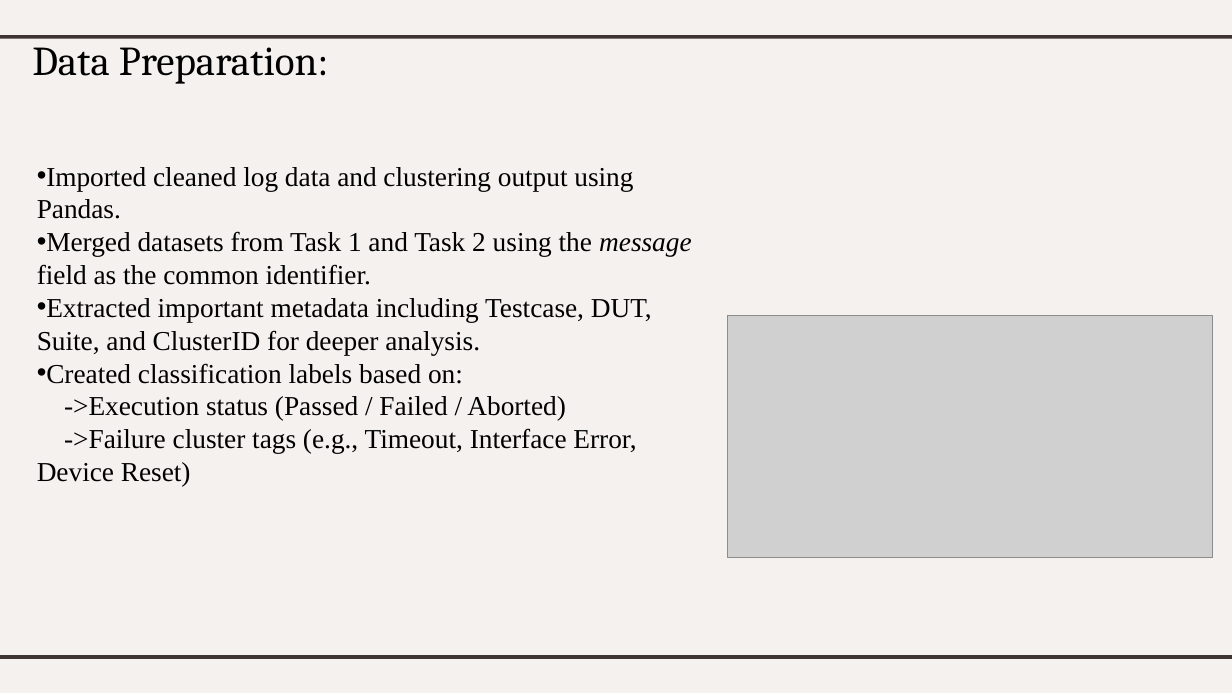
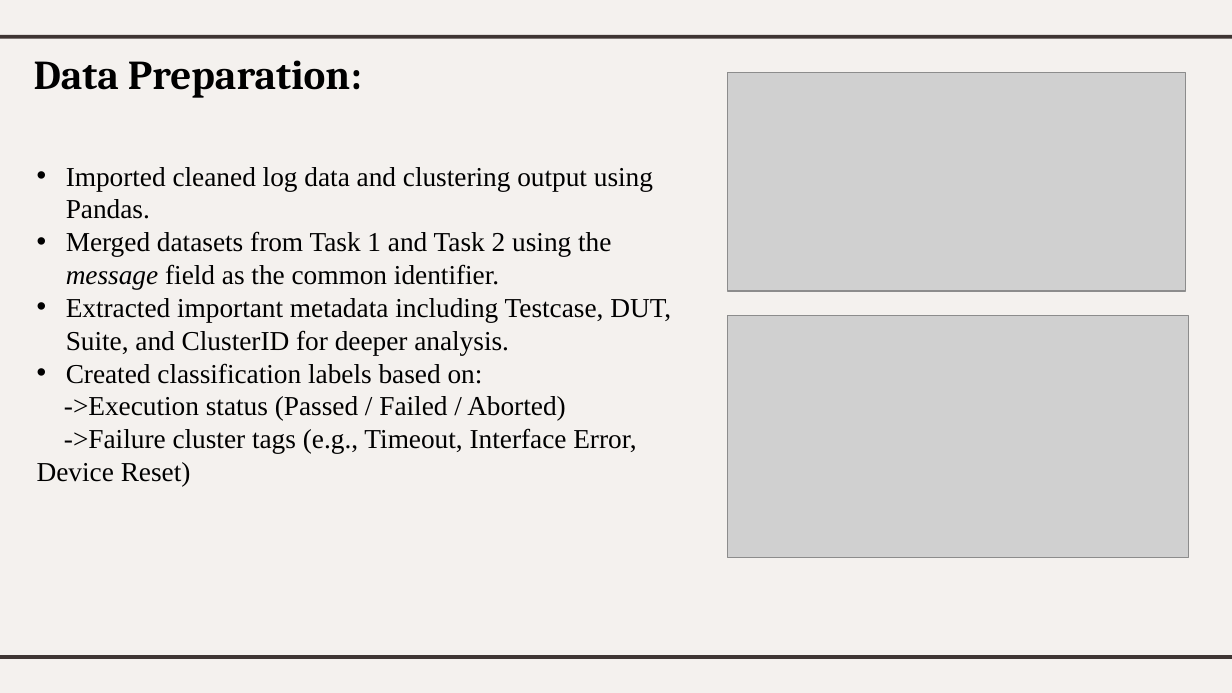
Before and after one commit to HemalathaSuresh-25/EDA-and-Quick-Ingest, a slide deck: slide 3 of reports/Quick Ingest & EDA_task3.pptx. Drawn at 1232x693 pixels with LibreOffice and Linux fonts; fonts in the diff are those of the drawing; grey boxes stand for pictures. Boxes give left, top, right and bottom in pixels: in the first picture for what was removed or moved away, otherwise in the second. Text is boxed around its words. In the diff, an @@ line names an element or a change of style, - is before the commit and + after.

```diff
--- a/reports/Quick Ingest & EDA_task3.pptx
+++ b/reports/Quick Ingest & EDA_task3.pptx
@@ title "Data Preparation:": place and size @@
-title "Data Preparation:" at bbox=[32, 37, 328, 84]
+title "Data Preparation:" at bbox=[34, 60, 362, 98]
@@ title "Data Preparation:" at bbox=[34, 60, 362, 98]: bold on @@
@@ picture added at bbox=[727, 73, 1185, 291] @@
@@ text "Imported cleaned log data and ..." rewrapped from bbox=[37, 167, 691, 486] to bbox=[37, 167, 671, 486] @@
@@ picture: place and size @@
-picture at bbox=[728, 315, 1214, 558]
+picture at bbox=[728, 315, 1189, 558]
```
Also in this commit, not shown: 8 other slides changed, 4 slides removed.
